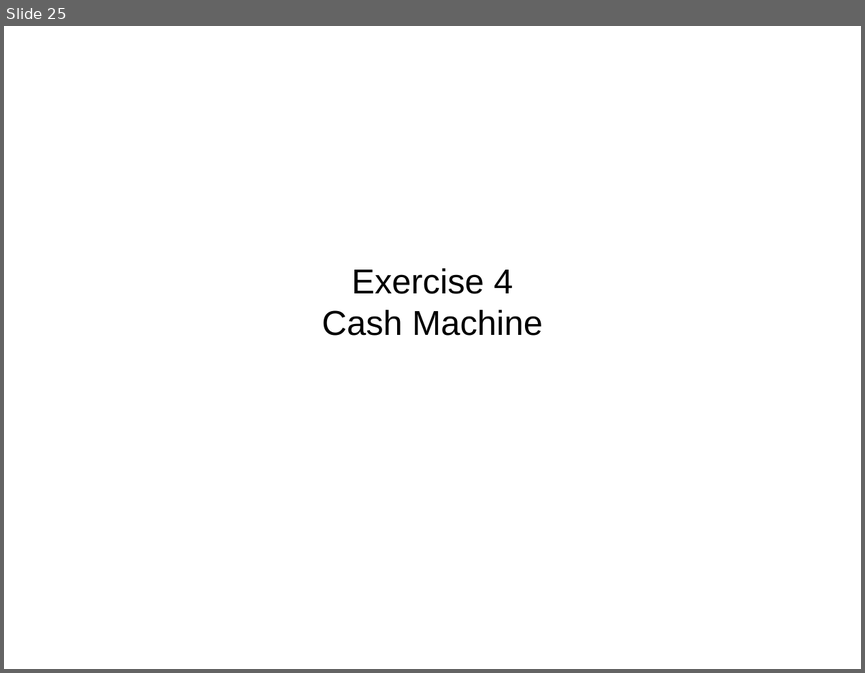
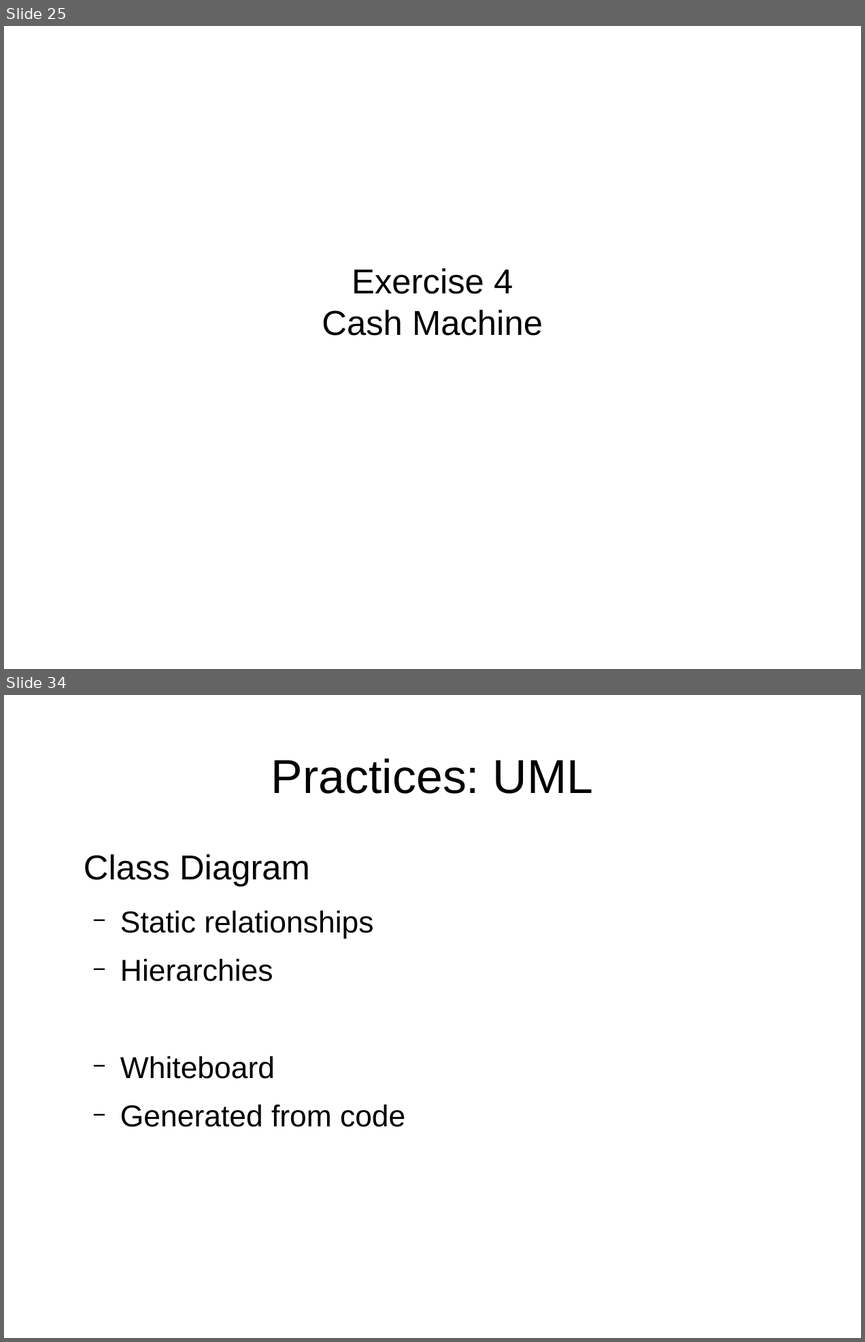
Before and after one commit to tonybaines/oo-design-principles, a slide deck: OO Design Workshop.odp. Shown one above the other, each under a label of ours: slide 25 before the commit, slides 25 and 34 after it; the slides between them are not shown. The pictures are 865x673 and 865x1342 pixels, drawn with LibreOffice and Linux fonts; fonts in the diff are those of the drawing. Boxes give left, top, right and bottom in pixels: in the first picture for what was removed or moved away, otherwise in the second. Text is boxed around its words. In the diff, an @@ line names an element or a change of style, - is before the commit and + after.

```diff
--- a/OO Design Workshop.odp
+++ b/OO Design Workshop.odp
@@ slide 34 added at [4, 695, 861, 1338], background #FFFFFF @@
@@ title added at [271, 758, 593, 794], 44 pt, text #000000 @@
+Practices: UML
@@ text added at [84, 854, 405, 1127], 28 pt, text #000000 @@
+Class Diagram
+  − Static relationships
+  − Hierarchies
+  − Whiteboard
+  − Generated from code
```
Also in this commit, not shown: 1 slide changed, 13 other slides added.
